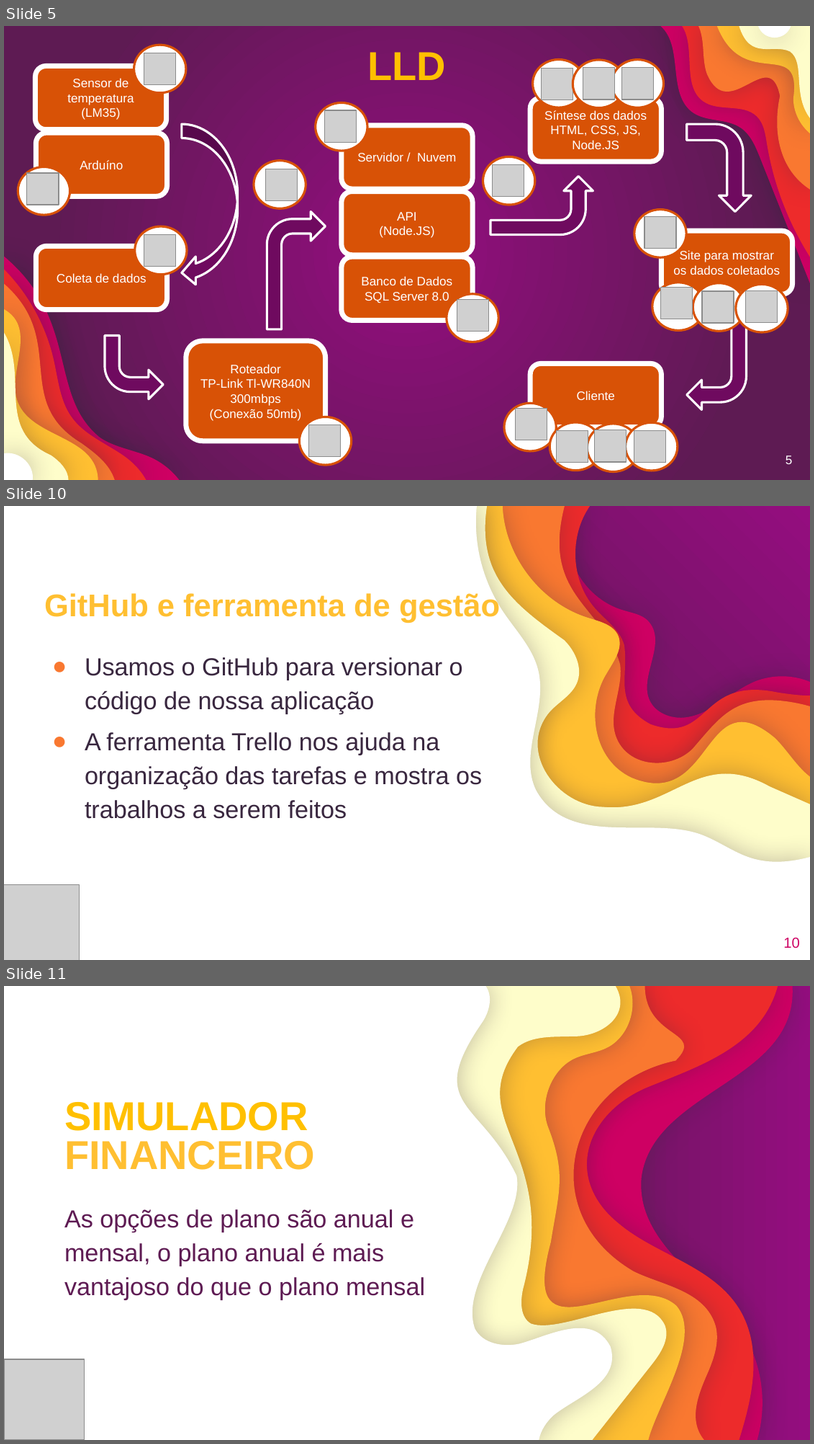
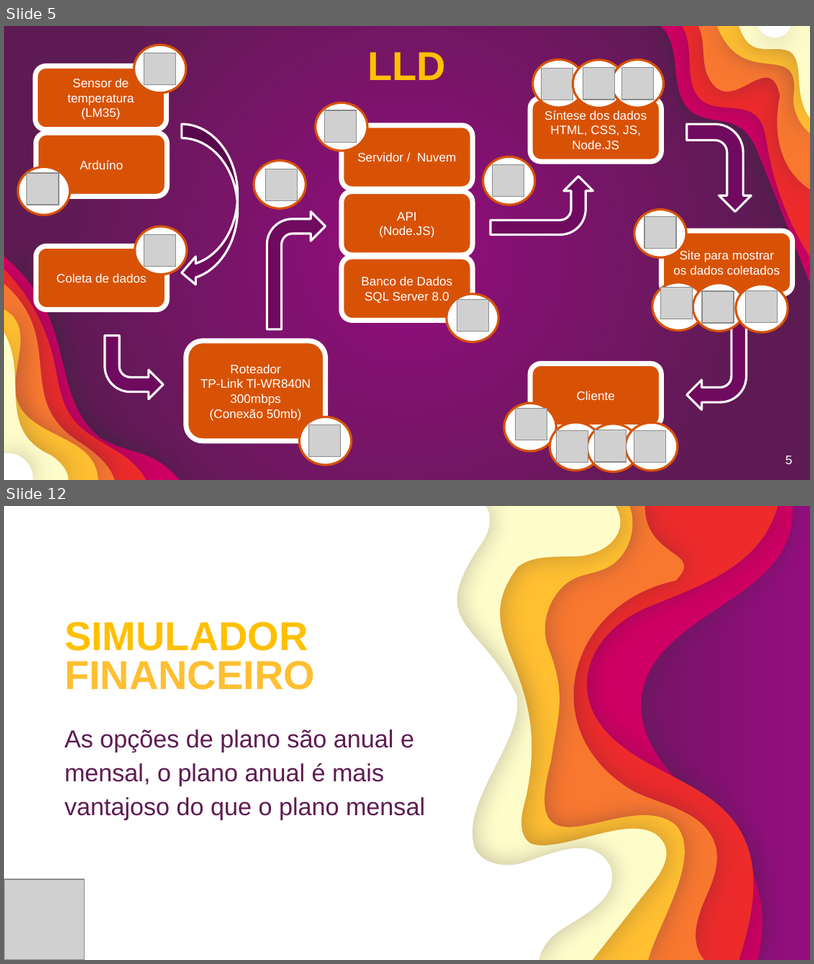
Before and after one commit to GustavoQuaresma/TECCHICKEN-DOCUMENTACAO, a slide deck: SPRINT2/slide pi - Copia.pptx. Shown one above the other, each under a label of ours: slides 5, 10 and 11 before the commit, slides 5 and 12 after it; the slides between them are not shown. The pictures are 814x1444 and 814x964 pixels, drawn with LibreOffice and Linux fonts; fonts in the diff are those of the drawing; grey boxes stand for pictures. Boxes give left, top, right and bottom in pixels: in the first picture for what was removed or moved away, otherwise in the second. Text is boxed around its words. In the diff, an @@ line names an element or a change of style, - is before the commit and + after.

```diff
--- a/SPRINT2/slide pi - Copia.pptx
+++ b/SPRINT2/slide pi - Copia.pptx
@@ slide 10 removed at [4,506,810,960], background gradient #940D7F to #5E1B53 @@
@@ group removed at [4,506,810,960]: 6 freeform shapes @@
@@ title removed at [44,591,500,623] @@
-GitHub e ferramenta de gestão
@@ text removed at [85,657,482,818] @@
-● Usamos o GitHub para versionar o código de nossa aplicação
-● A ferramenta Trello nos ajuda na organização das tarefas e mostra os trabalhos a serem feitos
@@ picture removed at [4,884,79,960] @@
@@ page number removed at [784,937,800,948] @@
-10
@@ what was slide 11 is now slide 12 @@
```
Also in this commit, not shown: 3 slides changed, 3 slides added, 1 other slide removed.
